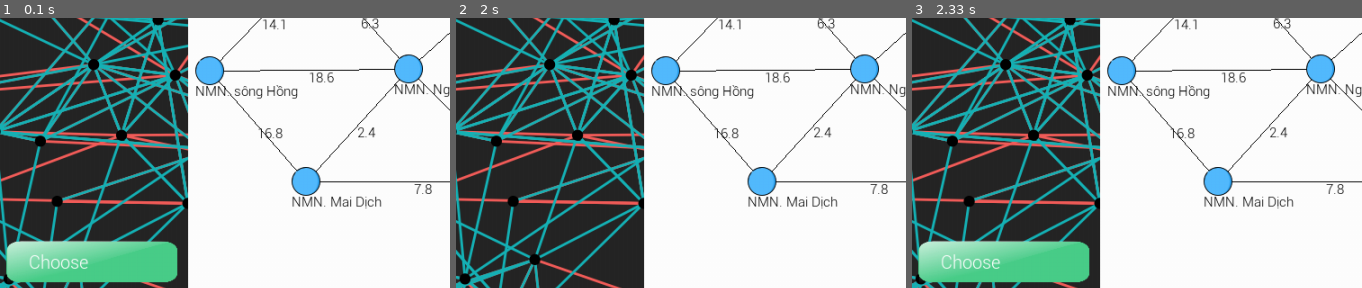
Above: before the commit, frames 1-3 (left to right).
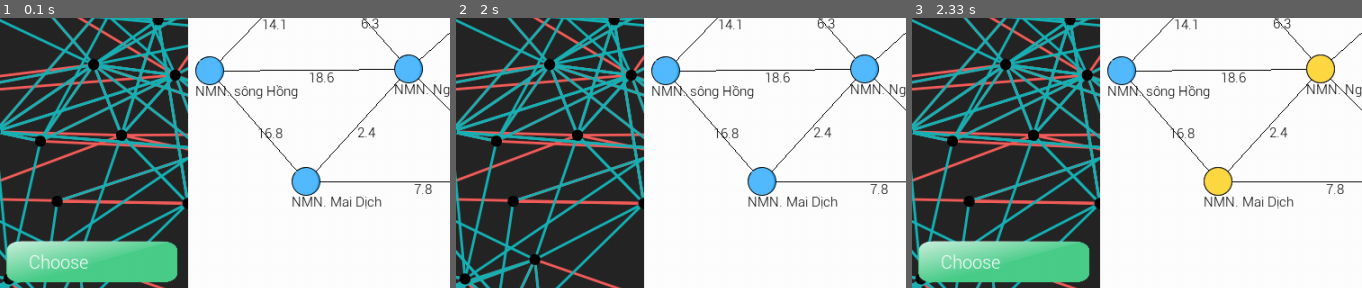
Above: after the commit, the same moments.

Repository: trgkyle/pygame-dijkstra
Game: pygame game, started from main.py
Two runs of this game, one before a commit and one after it. Both use one fixed random seed, a clock stepped at 60 frames per second and the inputs below.
Inputs (mouse positions are % of the whole screen's width and height, from its top left):
- Up to frame 1 (0.1 s): no input
- Up to frame 2 (2 s): click "Choose" at 0.38 s; click (81, 16) at 0.72 s; click "NMN. Ngọc Hà" at 1.05 s; press the mouse at (69, 26) at 1.37 s; move the mouse to (49, 33) at 1.47 s; release the mouse at (30, 39) at 1.6 s; click (51, 73) at 1.72 s
- Up to frame 3 (2.33 s): press the mouse at (34, 46) at 2.03 s; move the mouse to (34, 47) at 2.13 s; release the mouse at (33, 48) at 2.27 s
The pictures show only the part of the screen within x 0-50%, y 16-66%; the shares and areas given below are measured in that part.

Frames 1-2 are identical in both runs. In frame 3, 1.1% of the frame differs, in the area x 64-94%, y 13-66%.

Commit message:
blue edge

Diff:
--- a/visualization/GRAPH.py
+++ b/visualization/GRAPH.py
@@ -39,7 +39,6 @@
               'NMN. Mai Dịch', 'NMN. Yên Phụ', 'NMN. Ngô Sỹ Liên', 'NMN. Lương Yên']
 edges = [(0, 1), (0, 3), (0, 2), (3, 2), (2, 4),
          (2, 5), (5, 6), (4, 6), (1, 2), (3, 5)]
-yellow_edges = []
 blue_edges = []
 weight_edges = [14.1, 16.8, 18.6, 2.4, 5.2, 4.3, 5.4, 5.3, 6.3, 7.8]
 color = [node2, node1, node3]
@@ -79,7 +78,7 @@
         q.get()
         u = f[1]
         for i in range(len(adj[u])):
-            yellow_edges.append((u, adj[u][i]))
+            blue_edges.append((u, adj[u][i]))
             node_color[adj[u][i]] = color[1]
             show_edges()
             show_nodes()
@@ -185,6 +184,9 @@
         return
     for i in range(len(nodes)):
         screen.blit(node_color[i], nodes[i])
+    if pointA != -1 and pointB != -1:
+       screen.blit(node3, nodes[pointA])
+       screen.blit(node3, nodes[pointB])
 
 
 def show_weight_edges():
@@ -212,12 +214,9 @@
     for i in range(len(edges)):
         pygame.draw.line(screen, BLACK, (nodes[edges[i][0]][0]+16, nodes[edges[i][0]]
                          [1]+16), (nodes[edges[i][1]][0]+16, nodes[edges[i][1]][1]+16), 1)
-    for i in range(len(yellow_edges)):
-        pygame.draw.line(screen, YELLOW, (nodes[yellow_edges[i][0]][0]+16, nodes[yellow_edges[i][0]]
-                         [1]+16), (nodes[yellow_edges[i][1]][0]+16, nodes[yellow_edges[i][1]][1]+16), 1)
     for i in range(len(blue_edges)):
         pygame.draw.line(screen, BLUE, (nodes[blue_edges[i][0]][0]+16, nodes[blue_edges[i][0]]
-                         [1]+16), (nodes[blue_edges[i][1]][0]+16, nodes[blue_edges[i][1]][1]+16), 2)
+                         [1]+16), (nodes[blue_edges[i][1]][0]+16, nodes[blue_edges[i][1]][1]+16), 1)
 
 
 def show_buttons():
@@ -236,7 +235,7 @@
 
 
 def run():
-    global screen, nodes, edges, yellow_edges, blue_edges, color, node_color, pos, pointA, pointB, point, state, node_button, edge_button, msg, user_text, weight_edges
+    global screen, nodes, edges, blue_edges, color, node_color, pos, pointA, pointB, point, state, node_button, edge_button, msg, user_text, weight_edges
     running = True
 
     while running:
@@ -253,7 +252,7 @@
             make_equal(temp_node, node_color)
             start_dijkstra(pointA, pointB)
             make_equal(node_color, temp_node)
-            yellow_edges.clear()
+            blue_edges.clear()
             state = 'start'
             point = -1
         for event in pygame.event.get():
@@ -291,7 +290,6 @@
                     elif state == 'exit':
                         if(isClicked(5, 5, 5+node_button.get_width(), 5+node_button.get_height(), pos[0], pos[1])):
                             make_equal(node_color, temp_node)
-                            yellow_edges.clear()
                             blue_edges.clear()
                             nodes_name.clear()
                             weight_edges.clear()
